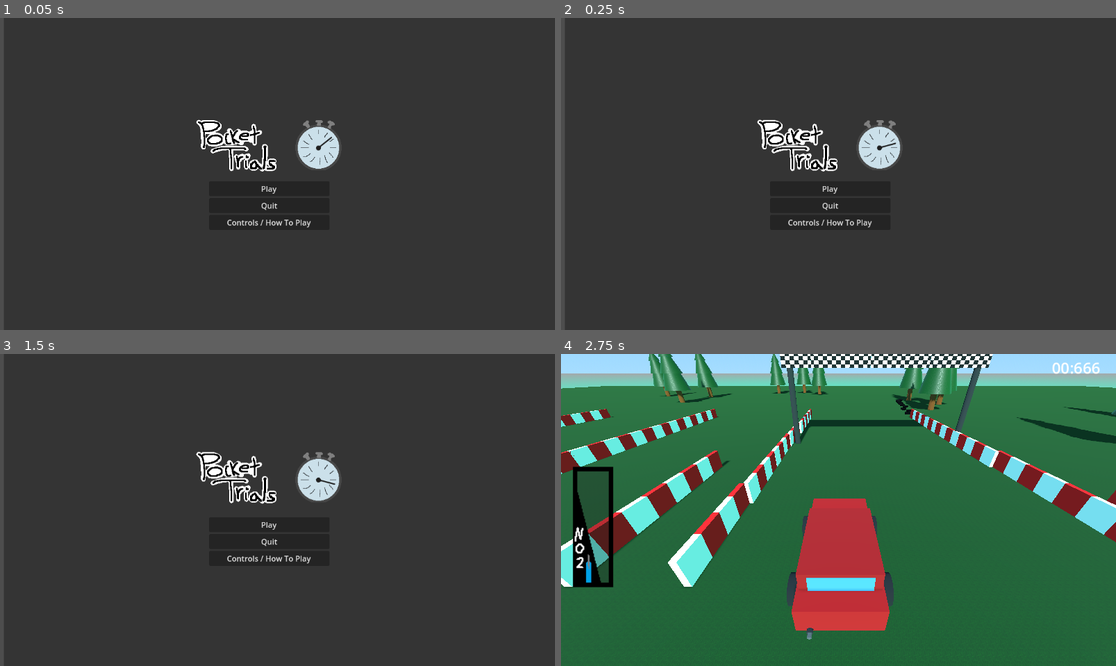
Above: before the commit, frames 1-4 (two rows, left to right).
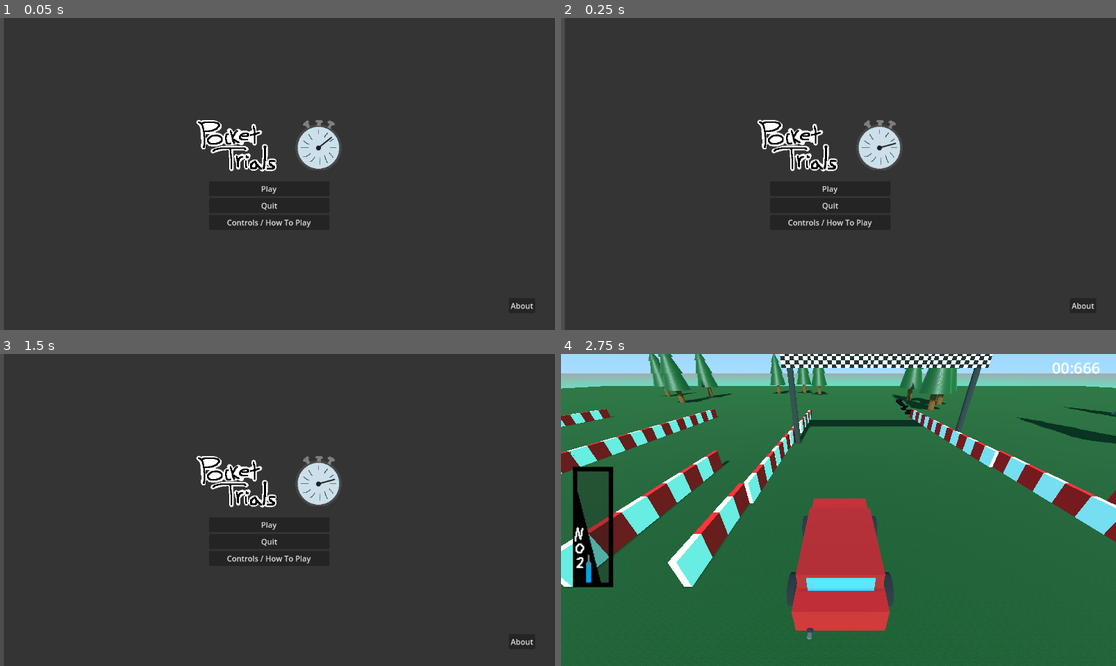
Above: after the commit, the same moments.

Repository: JohnMarkHarris843/PocketTrials
Game: Godot game, scene res://scenes/main_menu/main_menu.tscn
Two runs of this game, one before a commit and one after it. Both use one fixed random seed, a clock stepped at 60 frames per second and the inputs below.
Inputs (mouse positions are in pixels of both pictures, inside the frame that each line leads up to):
- Up to frame 1 (0.05 s): no input
- Up to frame 2 (0.25 s): no input
- Up to frame 3 (1.5 s): click (521, 641) at 0.5 s, where only the run after the commit has a clickable "About"; click (49, 631) at 1.25 s, where only the run after the commit has a clickable "Back to Menu"
- Up to frame 4 (2.75 s): click "Play" at 2 s

The runs differ from the first frame. In frame 1, less than 0.1% of the frame differs, in the area x 91-97%, y 91-94%; in frame 2, less than 0.1%; in frame 3, 1.5%, in the area x 35-97%, y 31-94%; in frame 4, nothing differs.

Commit message:
Nodes for road and about menu

Diff:
--- /dev/null
+++ b/3d-game/scenes/about.tscn
@@ -0,0 +1,50 @@
+[gd_scene load_steps=2 format=3 uid="uid://dxq0u3xhrcy6l"]
+
+[ext_resource type="Script" uid="uid://camt5tiawkxuf" path="res://scenes/aboutmenu.gd" id="1_hx3vx"]
+
+[node name="Control" type="Control"]
+layout_mode = 3
+anchors_preset = 15
+anchor_right = 1.0
+anchor_bottom = 1.0
+grow_horizontal = 2
+grow_vertical = 2
+
+[node name="background" type="ColorRect" parent="."]
+layout_mode = 0
+offset_right = 40.0
+offset_bottom = 40.0
+scale = Vector2(28.98301, 16.366138)
+color = Color(0.17, 0.17, 0.17, 1)
+
+[node name="Label" type="Label" parent="."]
+layout_mode = 0
+offset_left = 504.00006
+offset_top = 104.0
+offset_right = 600.00006
+offset_bottom = 127.0
+scale = Vector2(1.8037322, 2.1750593)
+text = "About Menu"
+
+[node name="Label2" type="Label" parent="."]
+layout_mode = 0
+offset_left = 352.0
+offset_top = 176.0
+offset_right = 854.0
+offset_bottom = 275.0
+scale = Vector2(1, 1.0051421)
+theme_override_font_sizes/font_size = 22
+text = "Pocket Trials Version 1.0
+Creators: John Mark Harris and Spencer Phillips
+"
+
+[node name="back" type="Button" parent="."]
+layout_mode = 0
+offset_left = 48.0
+offset_top = 560.0
+offset_right = 162.0
+offset_bottom = 591.0
+text = "Back to Menu"
+script = ExtResource("1_hx3vx")
+
+[connection signal="pressed" from="back" to="back" method="_on_pressed"]
--- /dev/null
+++ b/3d-game/scenes/aboutmenu.gd
@@ -0,0 +1,6 @@
+extends Button
+
+
+
+func _on_pressed() -> void:
+	get_tree().change_scene_to_file("res://scenes/main_menu/main_menu.tscn")
--- /dev/null
+++ b/3d-game/scenes/car/bike.tscn
@@ -0,0 +1,3 @@
+[gd_scene format=3 uid="uid://d0fsreybxgqda"]
+
+[node name="Bike" type="Node2D"]
--- a/3d-game/scenes/main_menu/main_menu.tscn
+++ b/3d-game/scenes/main_menu/main_menu.tscn
@@ -4,6 +4,33 @@
 [ext_resource type="Texture2D" uid="uid://bussbu7w5apdg" path="res://assets/menu/title.png" id="2_uqeha"]
 [ext_resource type="Texture2D" uid="uid://k0yew627und3" path="res://assets/menu/stopwatch.png" id="3_wem23"]
 [ext_resource type="Texture2D" uid="uid://dru5wtthrhtju" path="res://assets/menu/stopwatch-ticker.png" id="4_3ovsr"]
+
+[sub_resource type="Animation" id="Animation_wem23"]
+length = 0.001
+tracks/0/type = "value"
+tracks/0/imported = false
+tracks/0/enabled = true
+tracks/0/path = NodePath("HBoxContainer/VBoxContainer/BoxContainer/titleNode:position")
+tracks/0/interp = 1
+tracks/0/loop_wrap = true
+tracks/0/keys = {
+"times": PackedFloat32Array(0),
+"transitions": PackedFloat32Array(1),
+"update": 0,
+"values": [Vector2(-434, -210)]
+}
+tracks/1/type = "value"
+tracks/1/imported = false
+tracks/1/enabled = true
+tracks/1/path = NodePath("HBoxContainer/VBoxContainer/BoxContainer/titleNode/Stopwatch-ticker:rotation")
+tracks/1/interp = 1
+tracks/1/loop_wrap = true
+tracks/1/keys = {
+"times": PackedFloat32Array(0),
+"transitions": PackedFloat32Array(1),
+"update": 0,
+"values": [0.5235988]
+}
 
 [sub_resource type="Animation" id="Animation_uqeha"]
 resource_name = "titleBounce"
@@ -31,34 +58,7 @@
 "times": PackedFloat32Array(0, 0.15, 1, 1.15, 2, 2.15, 3, 3.15, 4, 4.15, 5, 5.15, 6, 6.15, 7, 7.15, 8, 8.15, 9, 9.15, 10, 10.15, 11, 11.15),
 "transitions": PackedFloat32Array(1, 1, 1, 1, 1, 1, 1, 1, 1, 1, 1, 1, 1, 1, 1, 1, 1, 1, 1, 1, 1, 1, 1, 1),
 "update": 0,
-"values": [0.0, 0.5235988, 0.5235988, 1.0471975511965976, 1. …(153 unchanged characters)… 93, 3.141592653589793, 3.6651914291880923, 3.6651914291880923, 4.1887902047863905, 4.1887902047863905 …(132 unchanged characters)…
-}
-
-[sub_resource type="Animation" id="Animation_wem23"]
-length = 0.001
-tracks/0/type = "value"
-tracks/0/imported = false
-tracks/0/enabled = true
-tracks/0/path = NodePath("HBoxContainer/VBoxContainer/BoxContainer/titleNode:position")
-tracks/0/interp = 1
-tracks/0/loop_wrap = true
-tracks/0/keys = {
-"times": PackedFloat32Array(0),
-"transitions": PackedFloat32Array(1),
-"update": 0,
-"values": [Vector2(-434, -210)]
-}
-tracks/1/type = "value"
-tracks/1/imported = false
-tracks/1/enabled = true
-tracks/1/path = NodePath("HBoxContainer/VBoxContainer/BoxContainer/titleNode/Stopwatch-ticker:rotation")
-tracks/1/interp = 1
-tracks/1/loop_wrap = true
-tracks/1/keys = {
-"times": PackedFloat32Array(0),
-"transitions": PackedFloat32Array(1),
-"update": 0,
-"values": [0.5235988]
+"values": [0.0, 0.5235988, 0.5235988, 1.0471975511965976, 1. …(153 unchanged characters)… 93, 3.141592653589793, 3.665191429188092, 3.665191429188092, 4.1887902047863905, 4.1887902047863905 …(132 unchanged characters)…
 }
 
 [sub_resource type="AnimationLibrary" id="AnimationLibrary_5seab"]
@@ -140,6 +140,15 @@
 &"": SubResource("AnimationLibrary_5seab")
 }
 
+[node name="About" type="Button" parent="."]
+layout_mode = 0
+offset_left = 1056.0
+offset_top = 582.0
+offset_right = 1111.0
+offset_bottom = 613.0
+text = "About"
+
 [connection signal="pressed" from="HBoxContainer/VBoxContainer/PlayButton" to="." method="_on_button_pressed"]
 [connection signal="pressed" from="HBoxContainer/VBoxContainer/QuitButton" to="." method="_on_quit_button_pressed"]
 [connection signal="pressed" from="HBoxContainer/VBoxContainer/ControlsButton" to="." method="_on_controls_button_pressed"]
+[connection signal="pressed" from="About" to="." method="_on_about_pressed"]
--- a/3d-game/scripts/main_menu/main_menu.gd
+++ b/3d-game/scripts/main_menu/main_menu.gd
@@ -14,6 +14,8 @@
 func _on_button_pressed() -> void:
 	get_tree().change_scene_to_file("res://scenes/game/game.tscn")
 
+func _on_About_button_pressed() -> void:
+	get_tree().change_scene_to_file("res://scenes/About.tscn")
 
 func _on_controls_button_pressed() -> void:
 	get_tree().change_scene_to_file("res://scenes/HowToPlay.tscn")
@@ -21,3 +23,8 @@
 
 func _on_quit_button_pressed() -> void:
 	get_tree().quit()
+
+
+
+func _on_about_pressed() -> void:
+	get_tree().change_scene_to_file("res://scenes/about.tscn")
Not shown, added: 3d-game/scenes/aboutmenu.gd.uid
